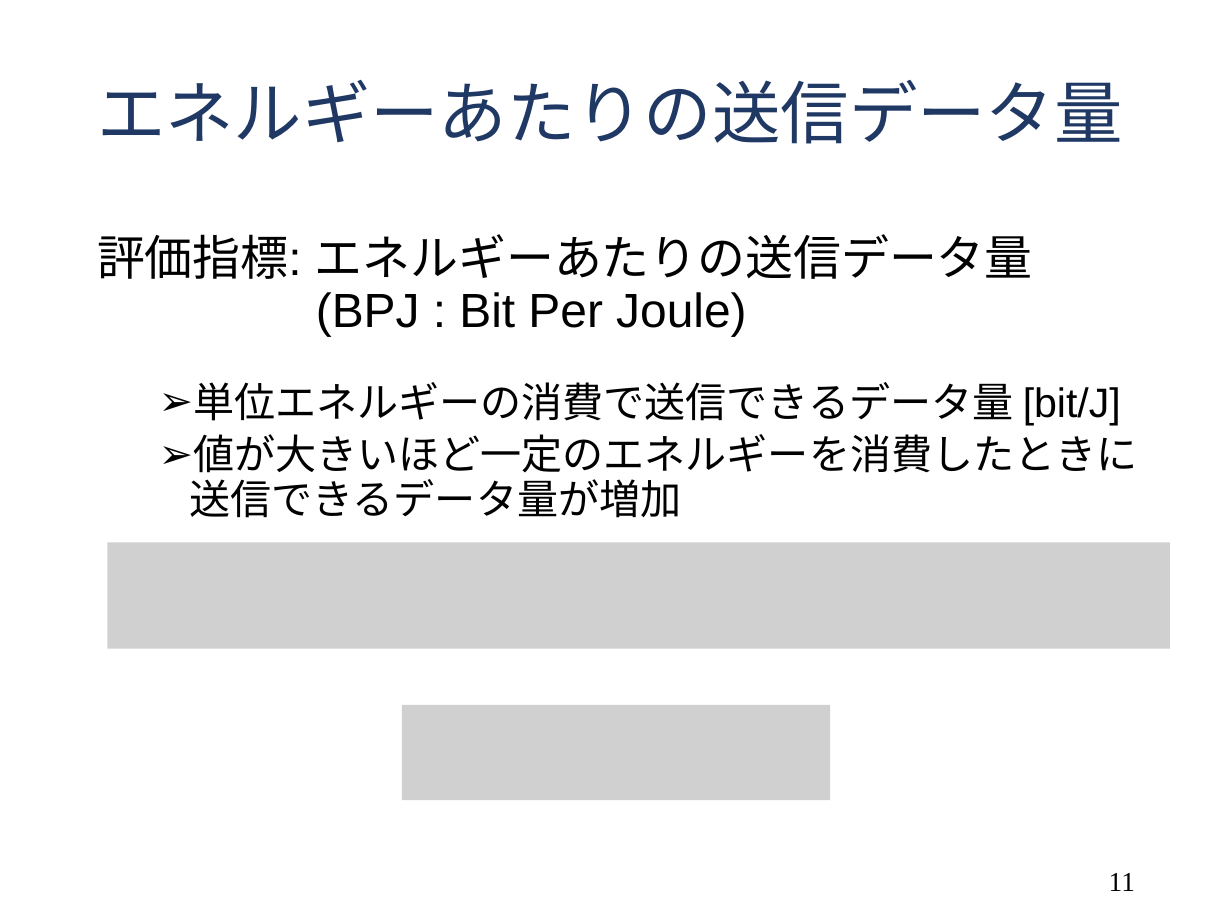
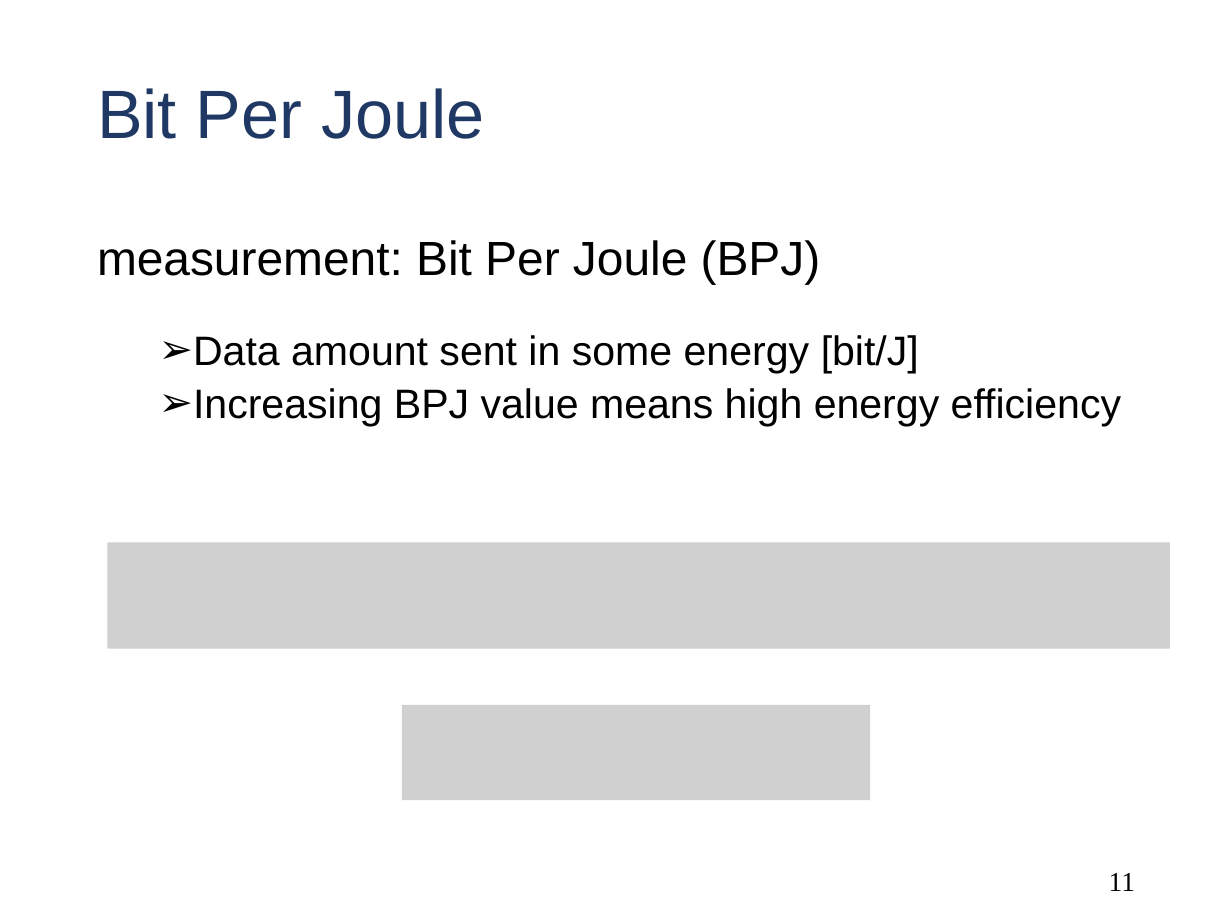
Before and after one commit to Ryo-Murakami/globecom2016_ws_presentation, a slide deck: slide 11 of globecom2016ws_murakami.pptx. Drawn at 1232x924 pixels with LibreOffice and Linux fonts; fonts in the diff are those of the drawing; grey boxes stand for pictures. Boxes give left, top, right and bottom in pixels: in the first picture for what was removed or moved away, otherwise in the second. Text is boxed around its words. In the diff, an @@ line names an element or a change of style, - is before the commit and + after.

```diff
--- a/globecom2016ws_murakami.pptx
+++ b/globecom2016ws_murakami.pptx
@@ title at (97, 88, 485, 139): text changed @@
-エネルギーあたりの送信データ量
+Bit Per Joule
@@ text at (97, 240, 1121, 426): text changed @@
-評価指標: エネルギーあたりの送信データ量
-(BPJ : Bit Per Joule)
-  ➢ 単位エネルギーの消費で送信できるデータ量 [bit/J]
-  ➢ 値が大きいほど一定のエネルギーを消費したときに
-    送信できるデータ量が増加
+measurement: Bit Per Joule (BPJ)
+  ➢ Data amount sent in some energy [bit/J]
+  ➢ Increasing BPJ value means high energy efficiency
@@ picture: place and size @@
-picture at (402, 705, 830, 800)
+picture at (402, 705, 870, 800)
```
Also in this commit, not shown: 9 other slides changed.
